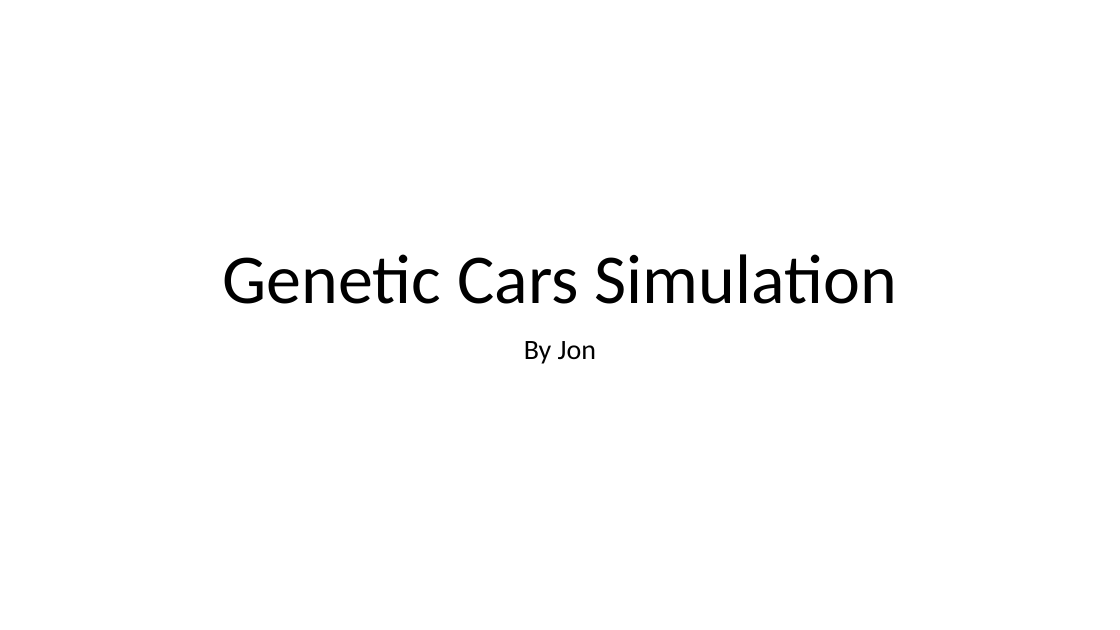
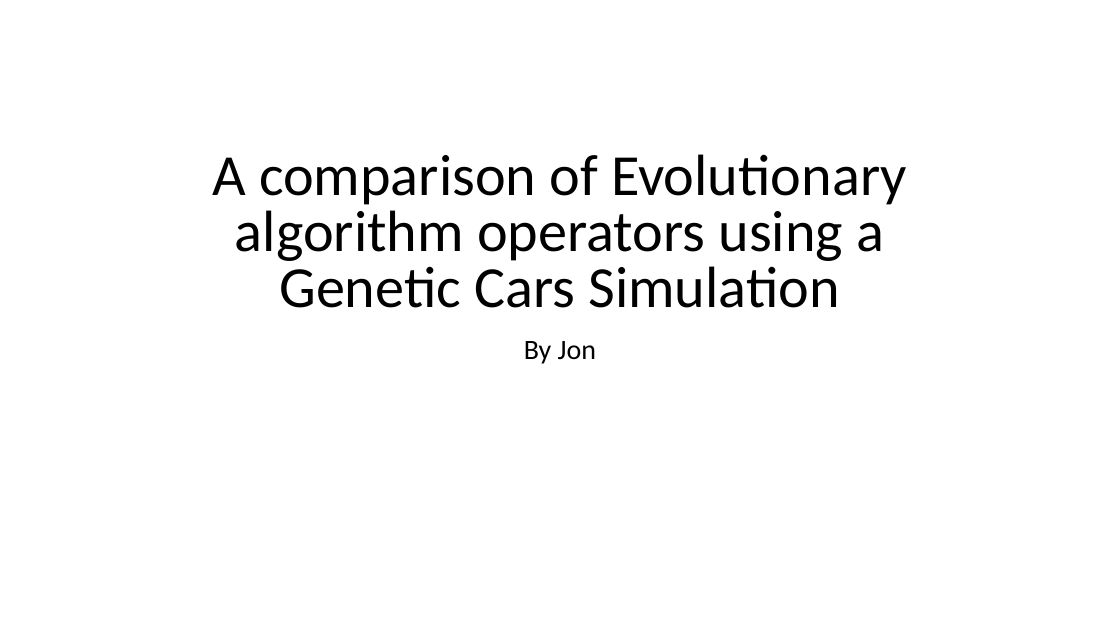
Before and after one commit to jonster100/Dissertation-, a slide deck: slide 1 of Documentation/Genetic-Cars-Simulation-presentation.odp. Drawn at 1120x630 pixels with LibreOffice and Linux fonts; fonts in the diff are those of the drawing. Boxes give left, top, right and bottom in pixels: in the first picture for what was removed or moved away, otherwise in the second. Text is boxed around its words. In the diff, an @@ line names an element or a change of style, - is before the commit and + after.

Commit message:
Added mid project demo presentation

```diff
--- a/Documentation/Genetic-Cars-Simulation-presentation.odp
+++ b/Documentation/Genetic-Cars-Simulation-presentation.odp
@@ title at box(212, 154, 907, 308): text changed; size 60 to 50 pt @@
-Genetic Cars Simulation
+A comparison of Evolutionary algorithm operators using a Genetic Cars Simulation
```
Also in this commit, not shown: 3 other files.
